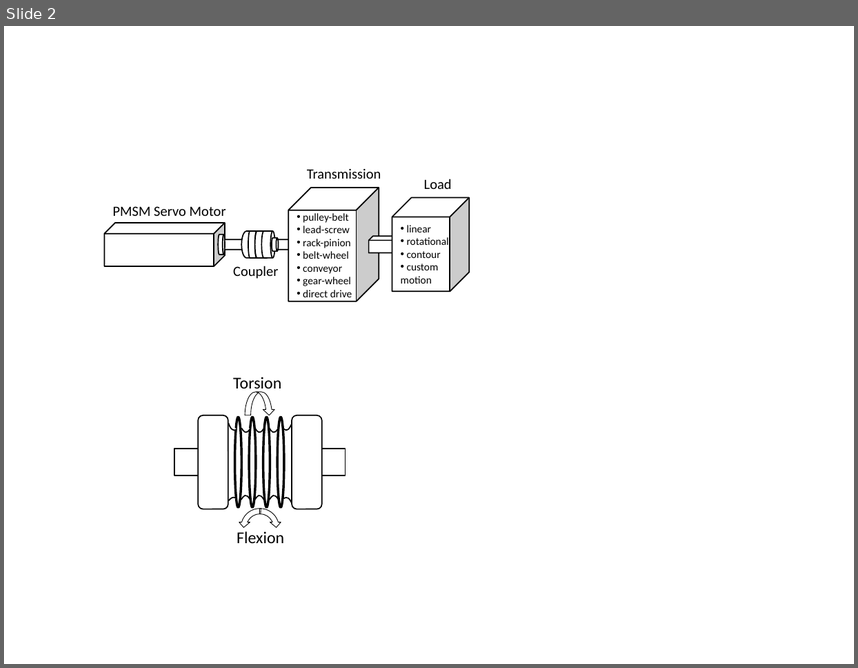
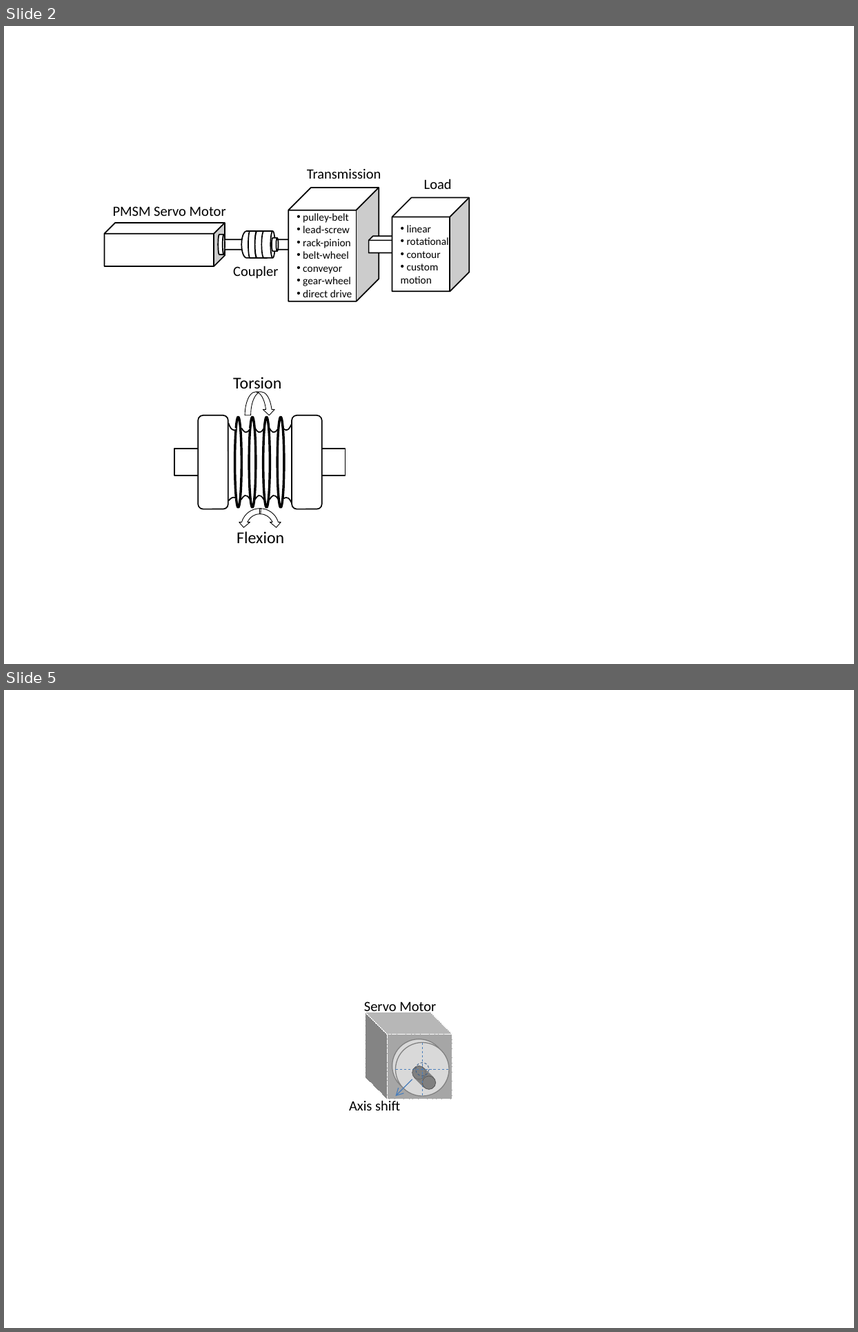
Before and after one commit to SerhatOzkucuk/PhD-Works, a slide deck: Parameter Estimation Works/review_IEEE Transaction on industrial electronics format/TRANS-JOUR/word/review_paper_drawings.pptx. Shown one above the other, each under a label of ours: slide 2 before the commit, slides 2 and 5 after it; the slides between them are not shown. The pictures are 858x668 and 858x1332 pixels, drawn with LibreOffice and Linux fonts; fonts in the diff are those of the drawing. Boxes give left, top, right and bottom in pixels: in the first picture for what was removed or moved away, otherwise in the second. Text is boxed around its words. In the diff, an @@ line names an element or a change of style, - is before the commit and + after.

```diff
--- a/Parameter Estimation Works/review_IEEE Transaction on industrial electronics format/TRANS-JOUR/word/review_paper_drawings.pptx
+++ b/Parameter Estimation Works/review_IEEE Transaction on industrial electronics format/TRANS-JOUR/word/review_paper_drawings.pptx
@@ slide 5 added at [4, 690, 854, 1328], background #FFFFFF @@
@@ text added at [364, 1001, 436, 1015], 12 pt, text #000000 @@
+Servo Motor
@@ cube added at [366, 1012, 452, 1099], fill #A6A6A6, outline #FFFFFF 0 pt dashed @@
@@ ellipse added at [392, 1038, 446, 1092], fill #D9D9D9, outline #808080 0.75 pt @@
@@ ellipse added at [396, 1042, 450, 1096], fill #D9D9D9, outline #808080 0.75 pt @@
@@ line added from (422, 1042) to (422, 1096), #4B7EBC 0.5 pt dashed @@
@@ line added from (396, 1069) to (450, 1069), #4B7EBC 0.5 pt dashed @@
@@ arrow added from (412, 1079) to (396, 1096), #4B7EBC 0.75 pt @@
@@ ellipse added at [412, 1066, 426, 1079], outline #595959 0.25 pt dashed @@
@@ ellipse added at [415, 1063, 429, 1076], outline #3A5F8C 0.5 pt dashed @@
@@ group added at [412, 1066, 436, 1090]: 4 ellipses, 2 lines @@
@@ text added at [349, 1098, 400, 1110], 12 pt, text #000000 @@
+Axis shift
```
Also in this commit, not shown: 2 slides changed, 10 other slides added, 1 slide removed, 8 other files.
